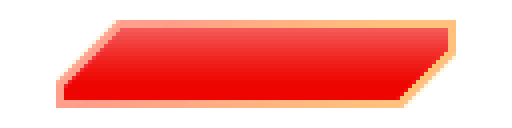
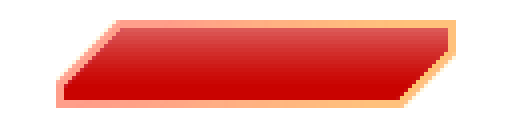
Layers edited between the first and the second 512 x 128 image:
painted on "MENUBUTTON_BG.tga" over <box>64,28,448,100</box>
